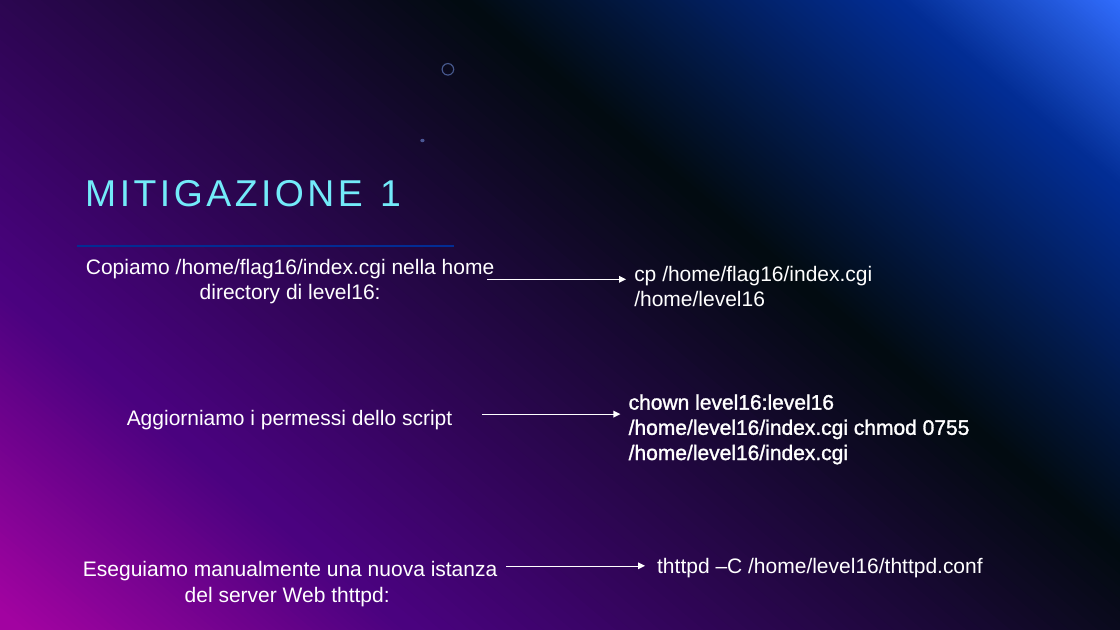
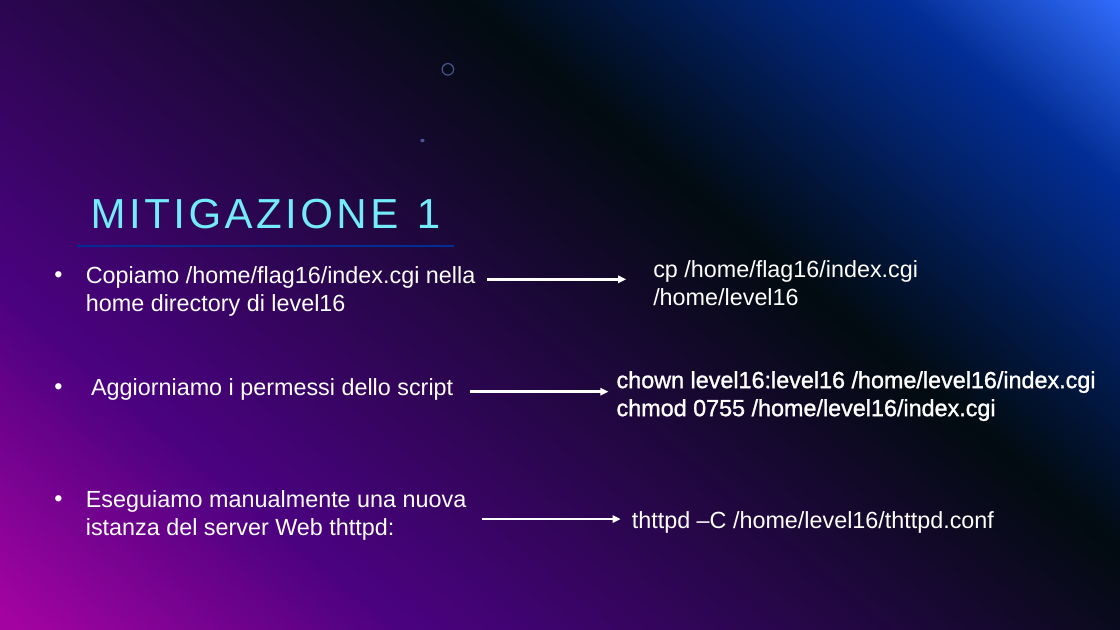
Before and after one commit to giorgiosiniscalchi/Nebula16-ITA, a slide deck: slide 33 of Presentazione Nebula16.pptx. Drawn at 1120x630 pixels with LibreOffice and Linux fonts; fonts in the diff are those of the drawing; background and template pictures are left out. Boxes give left, top, right and bottom in pixels: in the first picture for what was removed or moved away, otherwise in the second. Text is boxed around its words. In the diff, an @@ line names an element or a change of style, - is before the commit and + after.

```diff
--- a/Presentazione Nebula16.pptx
+++ b/Presentazione Nebula16.pptx
@@ title "MITIGAZIONE 1": place and size @@
-title "MITIGAZIONE 1" at (85,180,401,207)
+title "MITIGAZIONE 1" at (91,198,440,229)
@@ title "MITIGAZIONE 1" at (91,198,440,229): size 32 to 36 pt @@
@@ text "Copiamo /home/flag16/index.cgi nella home directory ...": place and size @@
-text "Copiamo /home/flag16/index.cgi nella home directory ..." at (83,258,498,606)
+text "Copiamo /home/flag16/index.cgi nella home directory ..." at (86,266,475,540)
@@ text at (86,266,475,316): text changed; size 18 to 20 pt @@
-Copiamo /home/flag16/index.cgi nella home directory di level16:
+• Copiamo /home/flag16/index.cgi nella home directory di level16
@@ text "cp /home/flag16/index.cgi /home/level16": place and size @@
-text "cp /home/flag16/index.cgi /home/level16" at (634,265,872,307)
+text "cp /home/flag16/index.cgi /home/level16" at (653,260,918,306)
@@ text at (86,378,467,540): size 18 to 20 pt in "Aggiorniamo i permessi dello script", "Eseguiamo manualmente una nuova istanza del server ..."; alignment centre to left; bullet none to • @@
@@ size 18 to 20 pt in 3 elements at (632,511,994,533), (653,260,918,306), (617,371,1096,421) @@
@@ text "chown level16:level16 /home/level16/index.cgi chmod 0755 ...": place and size @@
-text "chown level16:level16 /home/level16/index.cgi chmod 0755 ..." at (629,394,970,464)
+text "chown level16:level16 /home/level16/index.cgi chmod 0755 ..." at (617,371,1096,421)
@@ arrow moved from (482, 414) - (621, 414) to (470, 392) - (608, 392) @@
@@ arrow (470, 392) - (608, 392): stroke #FFFFFF 0.5 pt to #FFFFFF 2.25 pt @@
@@ text "thttpd –C /home/level16/thttpd.conf": place and size @@
-text "thttpd –C /home/level16/thttpd.conf" at (657,557,982,578)
+text "thttpd –C /home/level16/thttpd.conf" at (632,511,994,533)
@@ arrow moved from (507, 566) - (645, 566) to (482, 519) - (621, 519) @@
@@ arrow (482, 519) - (621, 519): stroke #FFFFFF 0.5 pt to #FFFFFF 2.25 pt @@
```
Also in this commit, not shown: 12 other slides changed.
